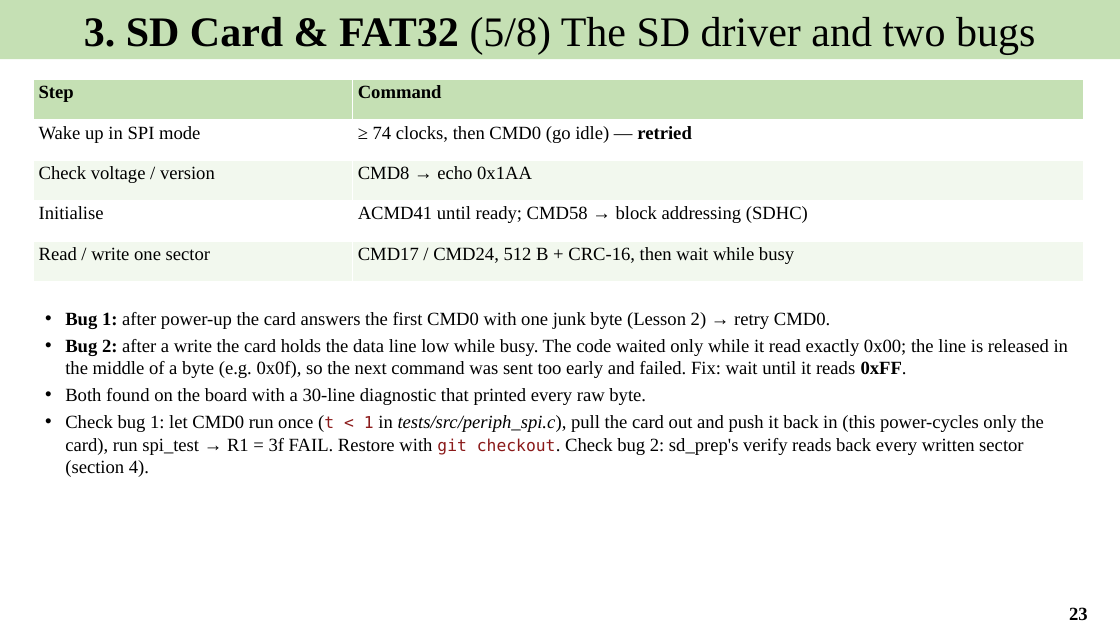
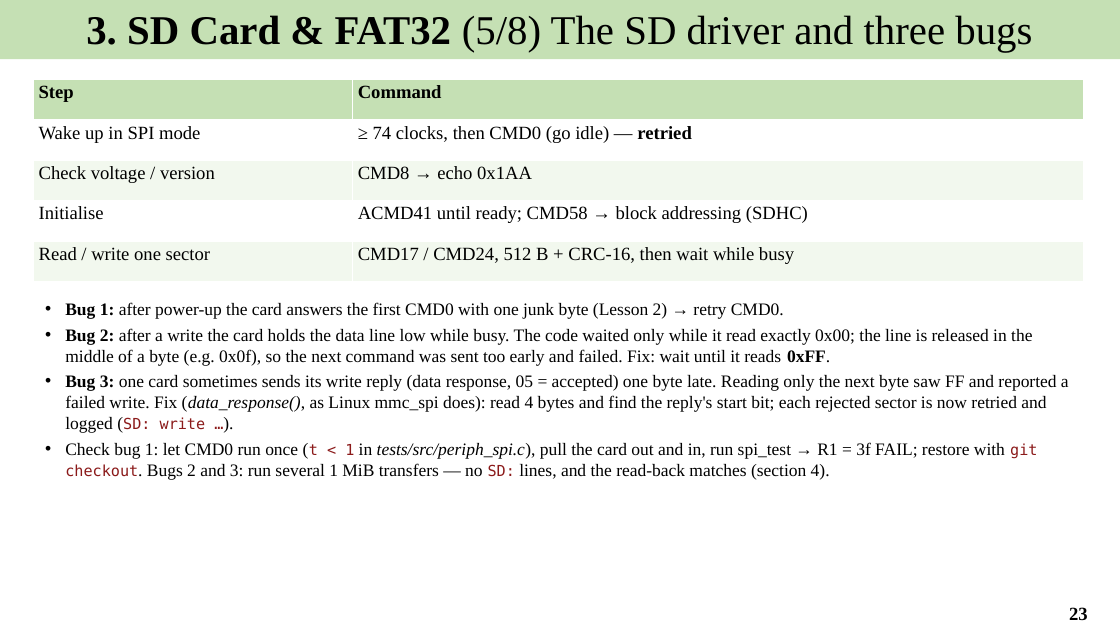
Before and after one commit to Khaiduy/chipyard-edhoc, a slide deck: slide 23 of fpga/sw/export/docs/slides/05_Secure_file_transfer_and_results.pptx. Drawn at 1120x630 pixels with LibreOffice and Linux fonts; fonts in the diff are those of the drawing. Boxes give left, top, right and bottom in pixels: in the first picture for what was removed or moved away, otherwise in the second. Text is boxed around its words. In the diff, an @@ line names an element or a change of style, - is before the commit and + after.

Commit message:
fix: SD late write reply, sector retry, production+DEBUG guard
- sd_card.c: read the write data response as Linux mmc_spi does (find
  the start bit in 32 bits): one card sends it a byte late, which was
  reported as a failed write. Each sector is retried up to 3 times and
  every failed try prints its reason.
- PROFILE=production with DEBUG=1 is refused at build time (debug
  builds print every key).
- sha256/sha384_update: no memcpy from NULL on zero-length input.
- wolfCrypt compiled with -fwrapv (sp_c64.c relies on signed wrap).
- Slides: course name, author, date; SD bug 3; read-back caveat;
  measured UART link speed; build sizes of this revision.

```diff
--- a/fpga/sw/export/docs/slides/05_Secure_file_transfer_and_results.pptx
+++ b/fpga/sw/export/docs/slides/05_Secure_file_transfer_and_results.pptx
@@ text in rectangle at bbox=[86, 15, 1032, 53]: text changed; size 36 to 35 pt @@
-3. SD Card & FAT32 (5/8) The SD driver and two bugs
+3. SD Card & FAT32 (5/8) The SD driver and three bugs
@@ text "Bug 1: after power-up the ...": place and size @@
-text "Bug 1: after power-up the ..." at bbox=[65, 312, 1068, 477]
+text "Bug 1: after power-up the ..." at bbox=[65, 302, 1069, 480]
@@ text at bbox=[65, 302, 1032, 366]: size 16 to 15 pt in "Bug 1: after power-up the card answers ...", "Bug 2: after a write the card ..." @@
@@ text at bbox=[65, 375, 1069, 480]: text changed; size 16 to 15 pt @@
-• Both found on the board with a 30-line diagnostic that printed every raw byte.
-• Check bug 1: let CMD0 run once (t < 1 in tests/src/periph_spi.c), pull the card out and push it back in (this power-cycles only the card), run spi_test → R1 = 3f FAIL. Restore with git checkout. Check bug 2: sd_prep's verify reads back every written sector (section 4).
+• Bug 3: one card sometimes sends its write reply (data response, 05 = accepted) one byte late. Reading only the next byte saw FF and reported a failed write. Fix (data_response(), as Linux mmc_spi does): read 4 bytes and find the reply's start bit; each rejected sector is now retried and logged (SD: write …).
+• Check bug 1: let CMD0 run once (t < 1 in tests/src/periph_spi.c), pull the card out and in, run spi_test → R1 = 3f FAIL; restore with git checkout. Bugs 2 and 3: run several 1 MiB transfers — no SD: lines, and the read-back matches (section 4).
```
Also in this commit, not shown: 7 other slides changed, 15 other files.
